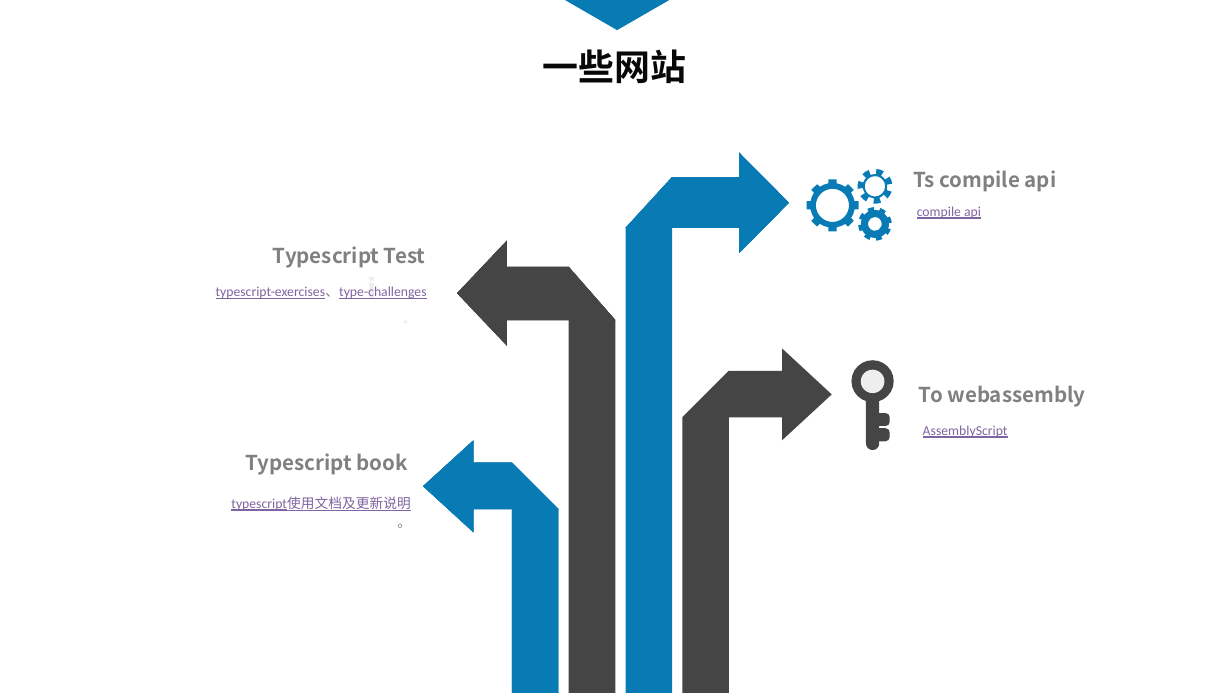
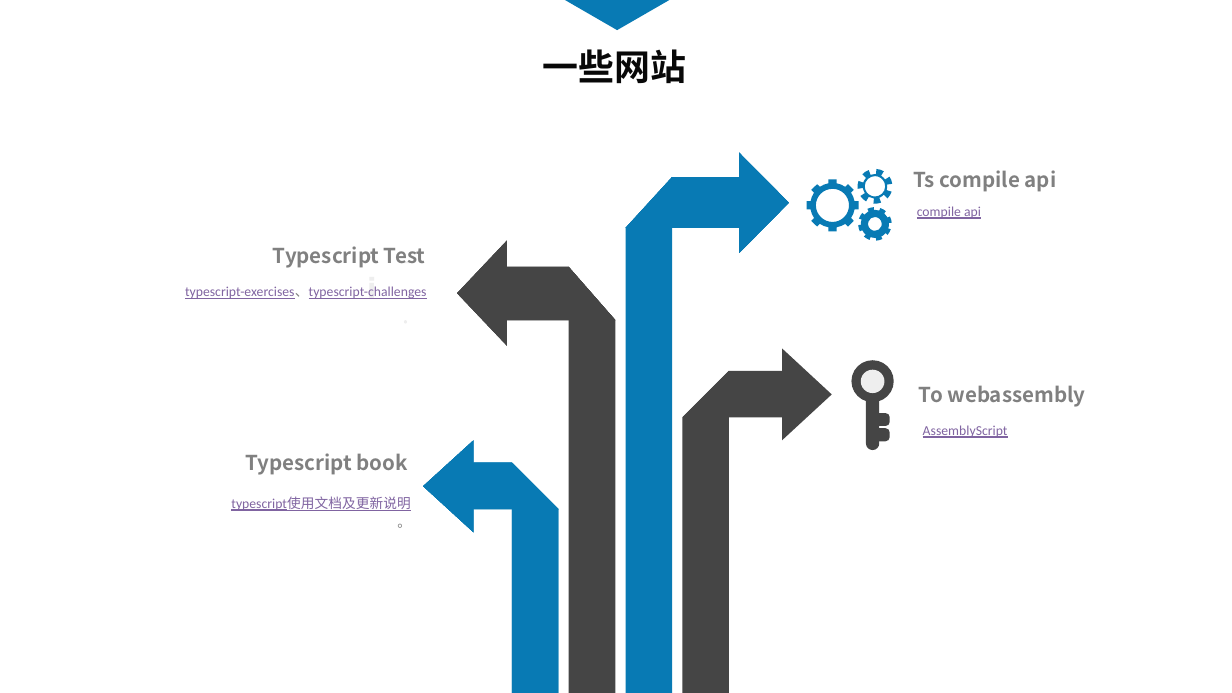
Before and after one commit to touchpillow/ts-demo, a slide deck: slide 21 of ts-分享.pptx (slide 20 before the commit). Drawn at 1232x693 pixels with LibreOffice and Linux fonts; fonts in the diff are those of the drawing. Boxes give left, top, right and bottom in pixels: in the first picture for what was removed or moved away, otherwise in the second. Text is boxed around its words. In the diff, an @@ line names an element or a change of style, - is before the commit and + after.

```diff
--- a/ts-分享.pptx
+++ b/ts-分享.pptx
@@ text at [185, 286, 426, 299]: text changed @@
-typescript-exercises、type-challenges
+typescript-exercises、typescript-challenges
```
Also in this commit, not shown: 7 other slides changed, 1 slide added, 7 other files.
